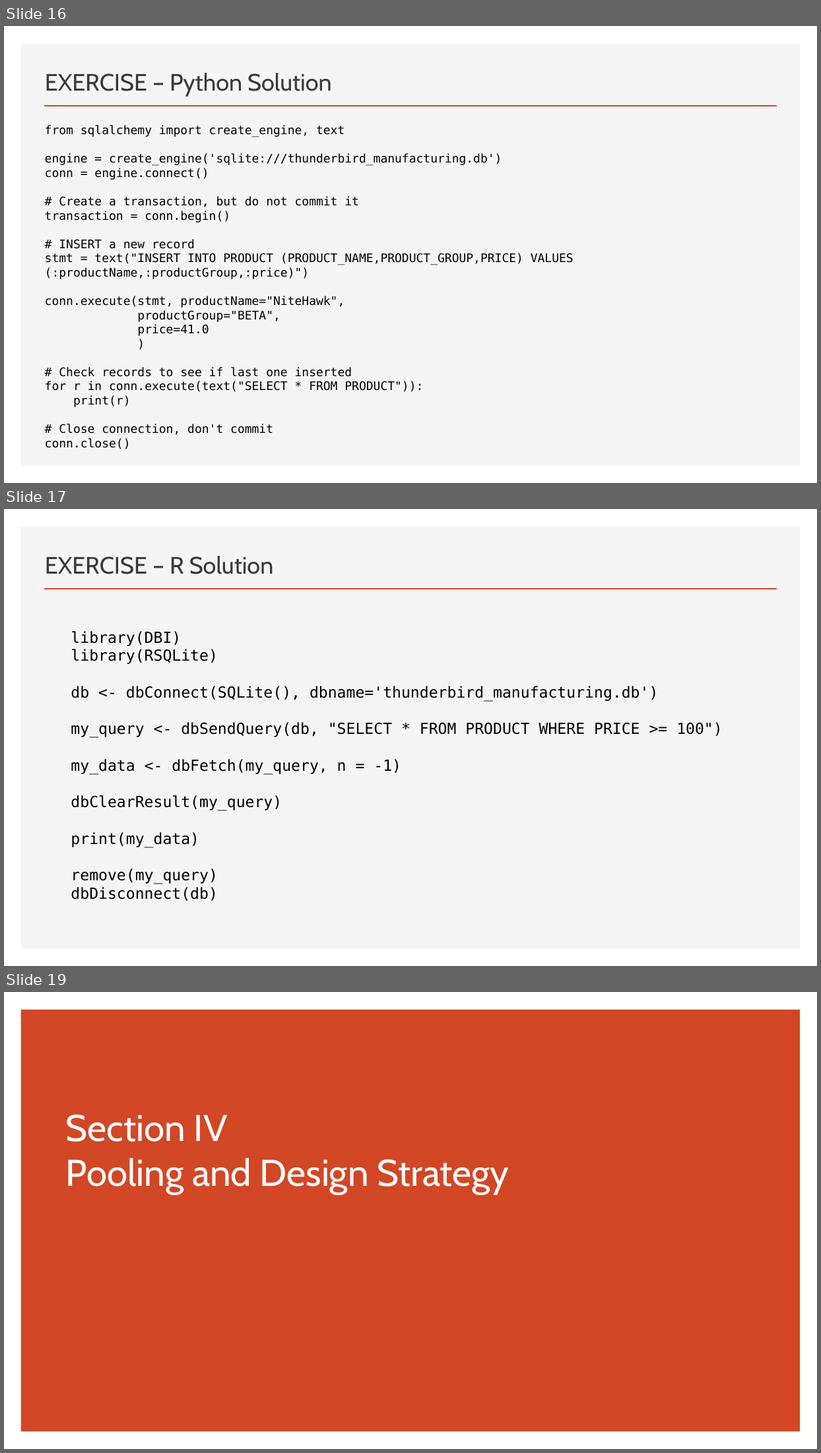
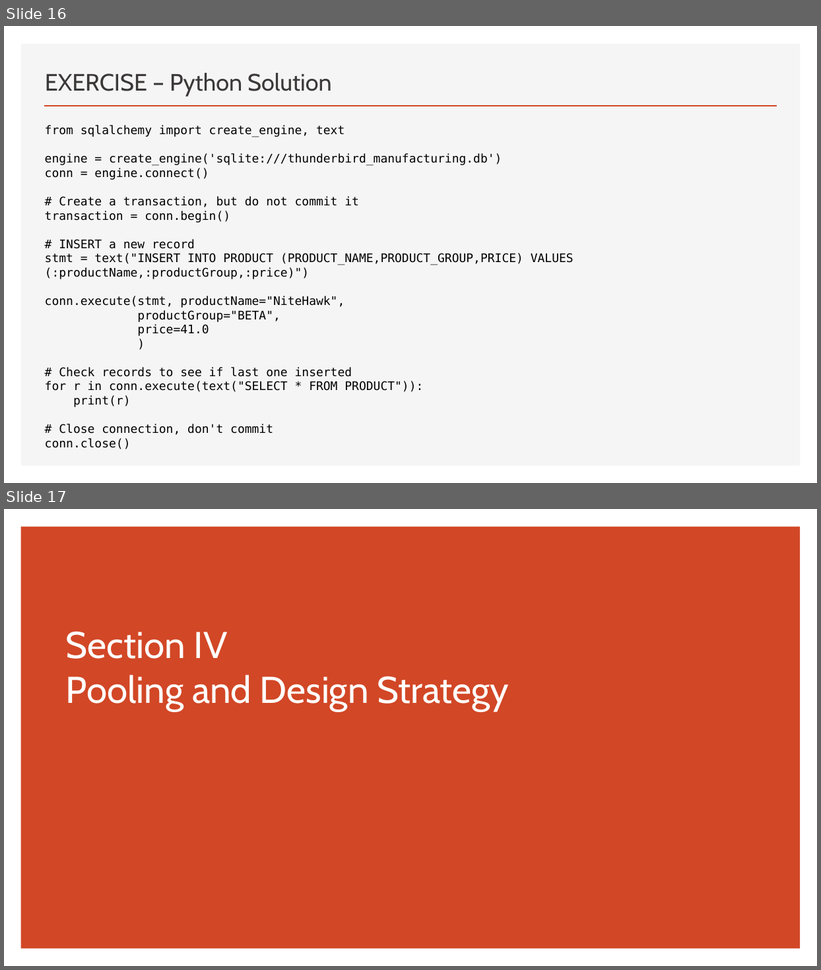
Before and after one commit to thomasnield/oreilly_programming_with_sql, a slide deck: oreilly_programming_with_sql.pptx. Shown one above the other, each under a label of ours: slides 16, 17 and 19 before the commit, slides 16 and 17 after it; the slides between them are not shown. The pictures are 821x1453 and 821x970 pixels, drawn with LibreOffice and Linux fonts; fonts in the diff are those of the drawing. Boxes give left, top, right and bottom in pixels: in the first picture for what was removed or moved away, otherwise in the second. Text is boxed around its words. In the diff, an @@ line names an element or a change of style, - is before the commit and + after.

```diff
--- a/oreilly_programming_with_sql.pptx
+++ b/oreilly_programming_with_sql.pptx
@@ slide 17 removed at [4,509,817,966], background #FFFFFF; not listed: 2 template elements that a slide beside it also shows @@
@@ title removed at [45,556,274,574] @@
-EXERCISE – R Solution
@@ text removed at [71,631,723,901] @@
-library(DBI)
-library(RSQLite)
-db <- dbConnect(SQLite(), dbname='thunderbird_manufacturing.db')
-my_query <- dbSendQuery(db, "SELECT * FROM PRODUCT WHERE PRICE >= 100")
-my_data <- dbFetch(my_query, n = -1)
-dbClearResult(my_query)
-print(my_data)
-remove(my_query)
-dbDisconnect(db)
@@ what was slide 19 is now slide 17 @@
```
Also in this commit, not shown: 1 slide changed, 1 other slide removed, 1 other file.
